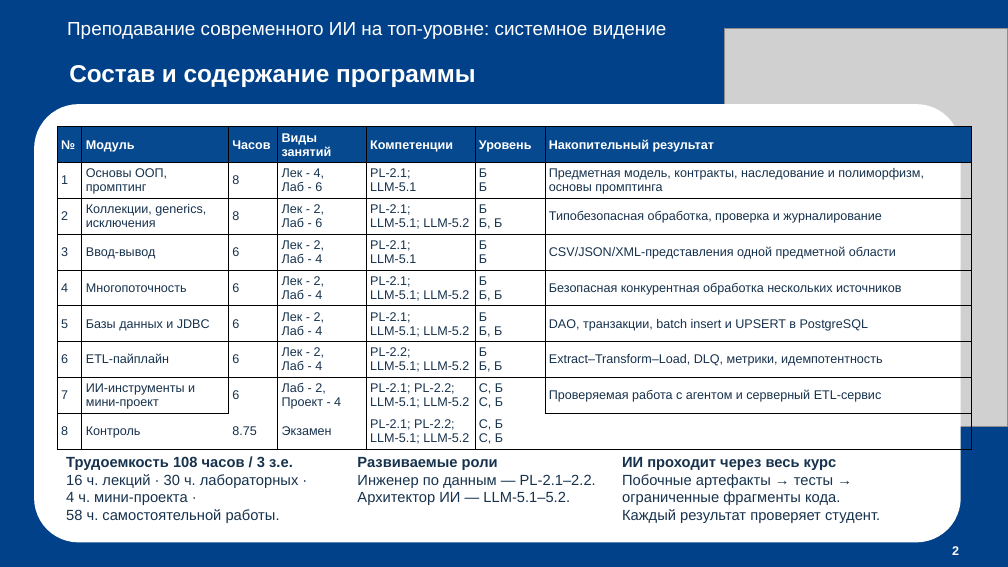
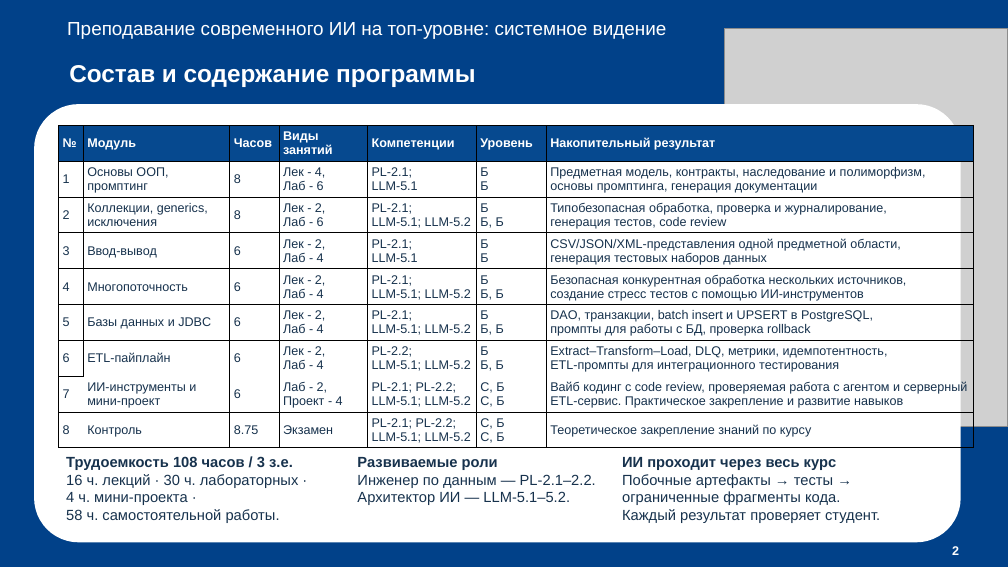
Before and after one commit to Stasychbr/top_ai_2026, a slide deck: slide 3 of data/Java_AI_course_defense(2).pptx. Drawn at 1008x567 pixels with LibreOffice and Linux fonts; fonts in the diff are those of the drawing; grey boxes stand for pictures. Boxes give left, top, right and bottom in pixels: in the first picture for what was removed or moved away, otherwise in the second. Text is boxed around its words. In the diff, an @@ line names an element or a change of style, - is before the commit and + after.

```diff
--- a/data/Java_AI_course_defense(2).pptx
+++ b/data/Java_AI_course_defense(2).pptx
@@ table at [59, 126, 975, 448] @@
-row 2, column 7: Предметная модель, контракты, наследование и полиморфизм, основы промптинга
+row 2, column 7: Предметная модель, контракты, наследование и полиморфизм, основы промптинга, генерация документации
-row 3, column 7: Типобезопасная обработка, проверка и журналирование
+row 3, column 7: Типобезопасная обработка, проверка и журналирование, генерация тестов, code review
-row 4, column 7: CSV/JSON/XML-представления одной предметной области
+row 4, column 7: CSV/JSON/XML-представления одной предметной области, / генерация тестовых наборов данных
-row 5, column 7: Безопасная конкурентная обработка нескольких источников
+row 5, column 7: Безопасная конкурентная обработка нескольких источников, / создание стресс тестов с помощью ИИ-инструментов
-row 6, column 7: DAO, транзакции, batch insert и UPSERT в PostgreSQL
+row 6, column 7: DAO, транзакции, batch insert и UPSERT в PostgreSQL, / промпты для работы с БД, проверка rollback
-row 7, column 7: Extract–Transform–Load, DLQ, метрики, идемпотентность
+row 7, column 7: Extract–Transform–Load, DLQ, метрики, идемпотентность, / ETL-промпты для интеграционного тестирования
-row 8, column 7: Проверяемая работа с агентом и серверный ETL-сервис
+row 8, column 7: Вайб кодинг с code review, проверяемая работа с агентом и серверный ETL-сервис. Практическое закрепление и развитие навыков
-row 9, column 7: 
+row 9, column 7: Теоретическое закрепление знаний по курсу
@@ borders changed @@
```
Also in this commit, not shown: 4 other slides changed, 1 slide added, 1 other file.
